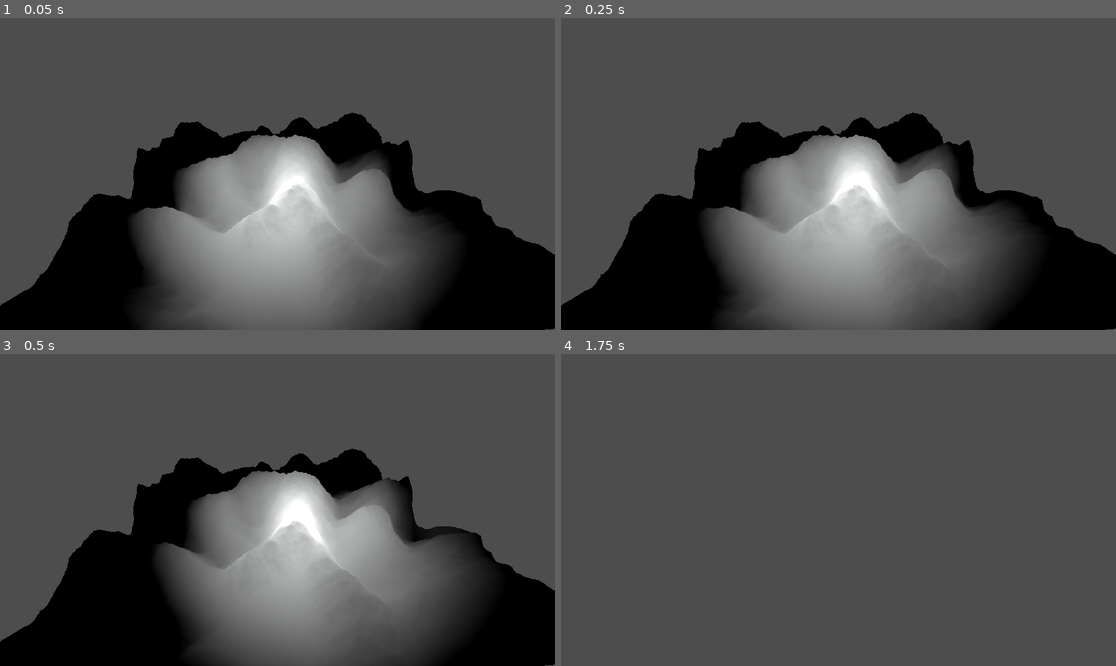
Above: before the commit, frames 1-4 (two rows, left to right).
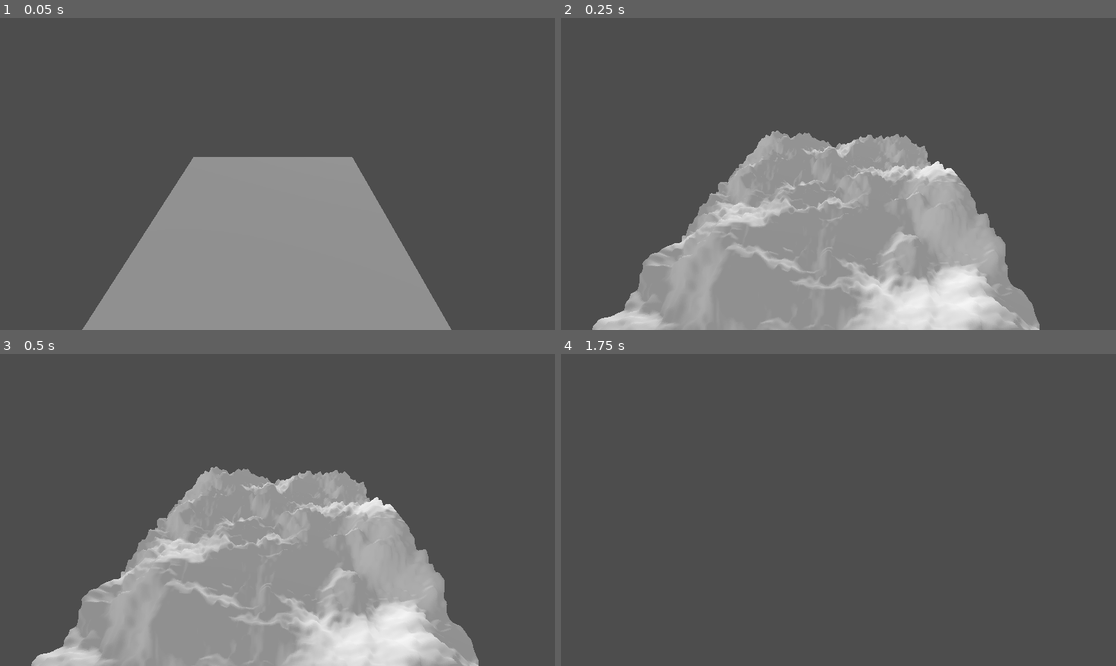
Above: after the commit, the same moments.

Repository: WickerBaskett/CS686-Homework1
Game: Godot game, scene res://scenes/mountain.tscn
Two runs of this game, one before a commit and one after it. Both use one fixed random seed, a clock stepped at 60 frames per second and the inputs below.
Inputs (mouse positions are in pixels of both pictures, inside the frame that each line leads up to):
- Up to frame 1 (0.05 s): no input
- Up to frame 2 (0.25 s): no input
- Up to frame 3 (0.5 s): no input
- Up to frame 4 (1.75 s): move the mouse to (866, 510) at 0.52 s; hold W (move_forward) from 0.53 s (still down); move the mouse to (810, 510) at 1.27 s

The runs differ from the first frame. In frame 1, 39% of the frame differs, in the area x 0-100%, y 30-100%; in frame 2, 43%; in frame 3, 42%; in frame 4, nothing differs.

Commit message:
Analytical Gradient computed for terrain, programatic noise function, basics of programatic hatching shader created

Diff:
--- a/scenes/mountain.tscn
+++ b/scenes/mountain.tscn
@@ -1,55 +1,37 @@
-[gd_scene load_steps=16 format=3 uid="uid://f34w2ggnrdr4"]
+[gd_scene load_steps=12 format=3 uid="uid://f34w2ggnrdr4"]
 
-[ext_resource type="Shader" path="res://shaders/terrain.gdshader" id="1_6kjtp"]
-[ext_resource type="Shader" path="res://shaders/hatching.gdshader" id="3_war5u"]
+[ext_resource type="Shader" path="res://shaders/terrain_generation/second_terrain.gdshader" id="1_8dbkh"]
+[ext_resource type="Shader" path="res://shaders/post_processing/hatching.gdshader" id="3_war5u"]
 [ext_resource type="Script" path="res://scripts/free_cam.gd" id="3_y5k6m"]
 [ext_resource type="PackedScene" uid="uid://drn7ouohlx3ib" path="res://scenes/sun.tscn" id="4_pt8eh"]
+[ext_resource type="PackedScene" uid="uid://bh5bhrnhou1cn" path="res://scenes/noise_gen.tscn" id="5_jkxt7"]
 
-[sub_resource type="FastNoiseLite" id="FastNoiseLite_jxaet"]
-frequency = 0.0068
-fractal_octaves = 1
+[sub_resource type="ViewportTexture" id="ViewportTexture_xcl6k"]
+viewport_path = NodePath("SubViewport")
 
-[sub_resource type="NoiseTexture2D" id="NoiseTexture2D_f5cr8"]
-noise = SubResource("FastNoiseLite_jxaet")
-
-[sub_resource type="FastNoiseLite" id="FastNoiseLite_fu0do"]
-noise_type = 3
-frequency = 0.0432
-
-[sub_resource type="NoiseTexture2D" id="NoiseTexture2D_oiy2s"]
-noise = SubResource("FastNoiseLite_fu0do")
-
-[sub_resource type="FastNoiseLite" id="FastNoiseLite_0le2x"]
-noise_type = 4
-frequency = 0.019
-domain_warp_type = 1
-metadata/_preview_in_3d_space_ = true
-
-[sub_resource type="NoiseTexture2D" id="NoiseTexture2D_qm0uf"]
-noise = SubResource("FastNoiseLite_0le2x")
-
-[sub_resource type="ShaderMaterial" id="ShaderMaterial_4dtuo"]
+[sub_resource type="ShaderMaterial" id="ShaderMaterial_sft1i"]
+resource_local_to_scene = true
 render_priority = 0
-shader = ExtResource("1_6kjtp")
-shader_parameter/num_tones = 5
-shader_parameter/noise1 = SubResource("NoiseTexture2D_f5cr8")
-shader_parameter/noise2 = SubResource("NoiseTexture2D_oiy2s")
-shader_parameter/noise3 = SubResource("NoiseTexture2D_qm0uf")
+shader = ExtResource("1_8dbkh")
+shader_parameter/noise = SubResource("ViewportTexture_xcl6k")
 
 [sub_resource type="PlaneMesh" id="PlaneMesh_2tsj7"]
-material = SubResource("ShaderMaterial_4dtuo")
+resource_local_to_scene = true
+material = SubResource("ShaderMaterial_sft1i")
 custom_aabb = AABB(-50, -50, -50, 100, 100, 100)
 size = Vector2(16, 16)
-subdivide_width = 256
-subdivide_depth = 256
+subdivide_width = 512
+subdivide_depth = 512
 
 [sub_resource type="ShaderMaterial" id="ShaderMaterial_c8miw"]
 resource_local_to_scene = true
+render_priority = 0
 shader = ExtResource("3_war5u")
-shader_parameter/num_tones = 50
+shader_parameter/num_tones = 25
 
 [sub_resource type="QuadMesh" id="QuadMesh_afiol"]
 material = SubResource("ShaderMaterial_c8miw")
+custom_aabb = AABB(0, 0, -500, 1000, 1000, 1000)
 flip_faces = true
 size = Vector2(2, 2)
 
@@ -68,6 +50,7 @@
 
 [node name="MeshInstance3D" type="MeshInstance3D" parent="Camera3D"]
 transform = Transform3D(0.0911193, 0, -0.99584, 0, 1, 0, 0.99584, 0, 0.0911193, -0.169409, -0.798712, -1.85146)
+visible = false
 mesh = SubResource("QuadMesh_afiol")
 skeleton = NodePath("../..")
 
@@ -77,7 +60,11 @@
 shape = SubResource("SphereShape3D_wadg8")
 
 [node name="DirectionalLight3D" type="DirectionalLight3D" parent="."]
-transform = Transform3D(0.622902, 0.7199, 0.306164, 0.197079, -0.523147, 0.829142, 0.757068, -0.456136, -0.467747, 0, 7.03142, 0)
+transform = Transform3D(0.622902, 0.7199, 0.306163, 0.666451, -0.693282, 0.274232, 0.409677, 0.0332224, -0.911625, 0, 7.03142, 0)
+
+[node name="OmniLight3D" parent="." instance=ExtResource("4_pt8eh")]
 visible = false
 
-[node name="OmniLight3D" parent="." instance=ExtResource("4_pt8eh")]
+[node name="SubViewport" type="SubViewport" parent="."]
+
+[node name="Node" parent="SubViewport" instance=ExtResource("5_jkxt7")]
--- a/scenes/multi_pass.tscn
+++ b/scenes/multi_pass.tscn
@@ -1,11 +1,12 @@
-[gd_scene load_steps=14 format=3 uid="uid://onpbxy0uex6e"]
+[gd_scene load_steps=17 format=3 uid="uid://onpbxy0uex6e"]
 
 [ext_resource type="Script" path="res://scripts/free_cam.gd" id="2_c6hql"]
-[ext_resource type="Shader" path="res://shaders/multipass/pass_1.gdshader" id="2_u6sg5"]
-[ext_resource type="Shader" path="res://shaders/multipass/pass_2.gdshader" id="3_qaxki"]
-[ext_resource type="Shader" path="res://shaders/multipass/pass_3.gdshader" id="4_k6ll4"]
+[ext_resource type="Shader" path="res://shaders/post_processing/multipass/pass_1.gdshader" id="2_u6sg5"]
+[ext_resource type="Shader" path="res://shaders/post_processing/multipass/pass_2.gdshader" id="3_qaxki"]
+[ext_resource type="Shader" path="res://shaders/post_processing/multipass/pass_3.gdshader" id="4_k6ll4"]
 
 [sub_resource type="ShaderMaterial" id="ShaderMaterial_awwkh"]
+render_priority = 0
 shader = ExtResource("2_u6sg5")
 
 [sub_resource type="ViewportTexture" id="ViewportTexture_cugdc"]
@@ -38,6 +39,17 @@
 material = SubResource("StandardMaterial3D_im3g1")
 size = Vector2(200, 200)
 
+[sub_resource type="ViewportTexture" id="ViewportTexture_r32s0"]
+viewport_path = NodePath("Camera3D/FirstPass")
+
+[sub_resource type="StandardMaterial3D" id="StandardMaterial3D_eyr3d"]
+resource_local_to_scene = true
+albedo_texture = SubResource("ViewportTexture_r32s0")
+
+[sub_resource type="QuadMesh" id="QuadMesh_55skp"]
+resource_local_to_scene = true
+material = SubResource("StandardMaterial3D_eyr3d")
+
 [sub_resource type="BoxMesh" id="BoxMesh_uhxhs"]
 
 [node name="Node3D" type="Node3D"]
@@ -59,6 +71,14 @@
 grow_horizontal = 2
 grow_vertical = 2
 
+[node name="screen_test" type="ColorRect" parent="Camera3D/FirstPass"]
+anchors_preset = 15
+anchor_right = 1.0
+anchor_bottom = 1.0
+grow_horizontal = 2
+grow_vertical = 2
+color = Color(0, 0, 0, 1)
+
 [node name="SecondPass" type="SubViewport" parent="Camera3D"]
 disable_3d = true
 render_target_update_mode = 4
@@ -72,7 +92,8 @@
 grow_vertical = 2
 
 [node name="MeshInstance3D" type="MeshInstance3D" parent="Camera3D"]
-transform = Transform3D(1, 0, 0, 0, 1, 0, 0, 0, 1, 0.737816, 0.21472, -5.90743)
+transform = Transform3D(1, 0, 0, 0, 1, 0, 0, 0, 1, -0.22277, 0.21472, -5.87098)
+visible = false
 mesh = SubResource("QuadMesh_vjex3")
 
 [node name="World_Objects" type="Node" parent="."]
@@ -81,6 +102,10 @@
 transform = Transform3D(1, 0, 0, 0, 1, 0, 0, 0, 1, 0, -0.336293, 0)
 mesh = SubResource("PlaneMesh_mpjdk")
 skeleton = NodePath("../..")
+
+[node name="MeshInstance3D" type="MeshInstance3D" parent="World_Objects/Ground"]
+transform = Transform3D(1, 0, 0, 0, 1, 0, 0, 0, 1, -3.38007, 1.06195, 0)
+mesh = SubResource("QuadMesh_55skp")
 
 [node name="DirectionalLight3D" type="DirectionalLight3D" parent="World_Objects"]
 transform = Transform3D(1, 0, 0, 0, 0.850159, 0.526526, 0, -0.526526, 0.850159, 0, 2.52328, -4.06072)
--- /dev/null
+++ b/scenes/noise_gen.tscn
@@ -0,0 +1,16 @@
+[gd_scene load_steps=3 format=3 uid="uid://bh5bhrnhou1cn"]
+
+[ext_resource type="Shader" path="res://shaders/terrain_generation/noise_gen.gdshader" id="1_t3q65"]
+
+[sub_resource type="ShaderMaterial" id="ShaderMaterial_ry0kr"]
+shader = ExtResource("1_t3q65")
+
+[node name="Node" type="Node"]
+
+[node name="ColorRect" type="ColorRect" parent="."]
+material = SubResource("ShaderMaterial_ry0kr")
+anchors_preset = 15
+anchor_right = 1.0
+anchor_bottom = 1.0
+grow_horizontal = 2
+grow_vertical = 2
--- a/scenes/post_processing_test.tscn
+++ b/scenes/post_processing_test.tscn
@@ -1,12 +1,15 @@
-[gd_scene load_steps=11 format=3 uid="uid://dtig42sxgmhd"]
+[gd_scene load_steps=12 format=3 uid="uid://dtig42sxgmhd"]
 
 [ext_resource type="Script" path="res://scripts/free_cam.gd" id="1_pcxqr"]
-[ext_resource type="Shader" path="res://shaders/edge_detection.gdshader" id="2_mprfx"]
+[ext_resource type="Shader" path="res://shaders/post_processing/hatching.gdshader" id="2_1erct"]
+[ext_resource type="Texture2D" uid="uid://cjk683kkt4xqj" path="res://assets/hatching_stroke.png" id="3_cnw4v"]
 
 [sub_resource type="ShaderMaterial" id="ShaderMaterial_nwde2"]
 resource_local_to_scene = true
 render_priority = 0
-shader = ExtResource("2_mprfx")
+shader = ExtResource("2_1erct")
+shader_parameter/num_tones = 4
+shader_parameter/hatching_stroke = ExtResource("3_cnw4v")
 
 [sub_resource type="QuadMesh" id="QuadMesh_jkgj5"]
 material = SubResource("ShaderMaterial_nwde2")
@@ -39,13 +42,13 @@
 
 [node name="MeshInstance3D" type="MeshInstance3D" parent="Camera3D"]
 transform = Transform3D(0.0911193, 0, -0.99584, 0, 1, 0, 0.99584, 0, 0.0911193, -0.169409, -0.798712, -1.85146)
+custom_aabb = AABB(-500, -500, -500, 1000, 1000, 1000)
 mesh = SubResource("QuadMesh_jkgj5")
 skeleton = NodePath("../..")
 
 [node name="DirectionalLight3D" type="DirectionalLight3D" parent="."]
 transform = Transform3D(-0.0530302, -0.746081, 0.663741, -0.0594195, 0.665856, 0.743711, -0.996824, -3.71624e-09, -0.0796422, 3.01466, 1.32626, 0.252999)
 light_energy = 5.419
-shadow_enabled = true
 
 [node name="DemoScene" type="Node" parent="."]
 
--- /dev/null
+++ b/scenes/tonal_map.tscn
@@ -0,0 +1,18 @@
+[gd_scene load_steps=4 format=3 uid="uid://ivlbnskfeyvt"]
+
+[ext_resource type="Shader" path="res://shaders/post_processing/tonal_map.gdshader" id="1_fb5hu"]
+[ext_resource type="Texture2D" uid="uid://cjk683kkt4xqj" path="res://assets/hatching_stroke.png" id="2_d3uh3"]
+
+[sub_resource type="ShaderMaterial" id="ShaderMaterial_jn775"]
+shader = ExtResource("1_fb5hu")
+shader_parameter/hatching_stroke = ExtResource("2_d3uh3")
+
+[node name="Node" type="Node"]
+
+[node name="ColorRect" type="ColorRect" parent="."]
+material = SubResource("ShaderMaterial_jn775")
+anchors_preset = 15
+anchor_right = 1.0
+anchor_bottom = 1.0
+grow_horizontal = 2
+grow_vertical = 2
--- /dev/null
+++ b/scripts/noise_generator.gd
@@ -0,0 +1,26 @@
+extends MeshInstance2D
+
+@export var frequency: float = 0.01
+@export var noise_type: FastNoiseLite.NoiseType = FastNoiseLite.TYPE_VALUE
+@export var seed: int = 0
+
+# Called when the node enters the scene tree for the first time.
+func _ready() -> void:
+
+	#### WILL NEED TO REPLACE FASTNOISELITE WITH MANUAL
+	#### NOISE FUNCTION FOR ANALYTICAL PARTIALS
+	var noise: FastNoiseLite = FastNoiseLite.new();
+
+	# Configuration Options
+	noise.noise_type = FastNoiseLite.TYPE_VALUE
+	noise.seed = randi() if (seed == 0) else seed
+	noise.frequency = 0.01
+	noise.fractal_type = FastNoiseLite.FRACTAL_NONE
+	noise.domain_warp_enabled = false
+
+
+
+
+# Called every frame. 'delta' is the elapsed time since the previous frame.
+func _process(delta: float) -> void:
+	pass
--- a/shaders/hatching.gdshader
+++ /dev/null
@@ -1,39 +0,0 @@
-shader_type canvas_item;
-render_mode unshaded;
-
-uniform sampler2D screen_tex : hint_screen_texture, filter_nearest, repeat_disable;
-
-// Cross hatching textures, from lightest to darkest
-uniform sampler2D hatching0: filter_nearest, repeat_enable;
-uniform sampler2D hatching1: filter_nearest, repeat_enable;
-uniform sampler2D hatching2: filter_nearest, repeat_enable;
-
-uniform int num_tones = 4;
-
-void vertex() {
-
-}
-
-void fragment() {
-	vec3 color = texture(screen_tex, SCREEN_UV).xyz;
-	float luminence = ((color.r * 0.3) + (color.g * 0.59) + (color.b * 0.11)) * (float(num_tones) - 1.0);
-	float adjusted = round(luminence);
-	if (adjusted < 0.5) {
-		COLOR = vec4(texture(hatching2, UV * 5.0).xyz, 1.0);
-	}
-	else if (adjusted < 1.5) {
-		COLOR = vec4(texture(hatching1, UV * 5.0).xyz, 1.0);
-	}
-	else if (adjusted < 2.5) {
-		COLOR = vec4(texture(hatching0, UV * 5.0).xyz, 1.0);
-	}
-	else {
-		COLOR = vec4(vec3(adjusted), 1.0);
-	}
-	COLOR = vec4(vec3(adjusted / (float(num_tones) - 1.0)), 1.0);
-}
-
-//void light() {
-	// Called for every pixel for every light affecting the material.
-	// Uncomment to replace the default light processing function with this one.
-//}
--- a/shaders/color_edge_detection.gdshader
+++ b/shaders/post_processing/color_edge_detection.gdshader
@@ -39,6 +39,7 @@
 	else {
 		ALBEDO = texelFetch(screen_tex, ivec2(FRAGCOORD.xy), 0).xyz;
 	}
+	//ALBEDO = vec3(val);
 }
 
 //void light() {
--- /dev/null
+++ b/shaders/post_processing/hatching.gdshader
@@ -0,0 +1,132 @@
+shader_type spatial;
+render_mode unshaded;
+
+uniform sampler2D screen_tex : hint_screen_texture, filter_nearest, repeat_disable;
+uniform sampler2D hatching_stroke: filter_nearest, repeat_disable;
+
+uniform int num_tones = 4;
+
+// Taken from the internet, not an Elliott Original
+float white_noise(vec2 pos) {
+	float random = dot(pos, vec2(12.9898, 78.233));
+	random = sin(random);
+	random *= 43758.5453;
+	return fract(random);
+}
+
+vec3 value_noise( vec2 pos ) {
+	vec2 uv = pos * 1.0;
+
+	// Convert into a grid/lattice
+	vec2 grid_uv = fract(uv);
+	vec2 grid_id = floor(uv);
+
+	// Quintic Interpolation: 6w^(5) - 15w^(4) + 10w^(3)
+	vec2 u = grid_uv * grid_uv * grid_uv * (grid_uv * (grid_uv * 6.0 -15.0) + 10.0);
+	vec2 du = 30.0 * grid_uv * grid_uv * (grid_uv * grid_uv - 2.0 * grid_uv + 1.0);
+
+	float a = white_noise(grid_id);
+	float b = white_noise(grid_id + vec2(1.0, 0.0));
+	float c = white_noise(grid_id + vec2(0.0, 1.0));
+	float d = white_noise(grid_id + vec2(1.0, 1.0));
+
+	// Bilinear Interpolation done by hand to allow computation of du
+	float k0 = a;
+	float k1 = b - a;
+	float k2 = c - a;
+	float k3 = a - b - c + d;
+
+	float n = k0 + k1*u.x + k2*u.y + k3*u.x*u.y;
+
+	return vec3(n,
+		du * vec2(k1 + k3 * u.y,
+				  k2 + k3 * u.x) );
+}
+
+// Taken from Book of Shaders, rotation matrix with angle in radians
+mat2 rotate2d(float angle){
+    return mat2(vec2(cos(angle),-sin(angle)), vec2(sin(angle),cos(angle)));
+}
+
+// Creates a hatching texture
+// This function is an Elliott Original
+float tonal_map(vec2 pos, float lines, float angle, float density)
+{
+	pos = rotate2d(angle) * pos;
+	// Convert texture to a grid
+	vec2 uv = vec2(pos.x * lines, pos.y * lines * 8.0);
+	vec2 i = floor(uv);
+	vec2 f = fract(uv);
+
+
+	// Check if the current cell should be hatched
+	if (value_noise(i).x < density)
+	{
+		// Count the number of hatched cells to the left of the current one, store this in lc
+		float offset = -1.0;
+		float lc = 0.0;
+		while (value_noise(i + vec2(offset, 0.0)).x < density)
+		{
+			lc += 1.0;
+			offset -= 1.0;
+		}
+
+		// Count the number of hatched cells to the right of the current one, store this in rc
+		offset = 1.0;
+		float rc = 0.0;
+		while (value_noise(i + vec2(offset, 0.0)).x < density)
+		{
+			rc += 1.0;
+			offset += 1.0;
+		}
+		float tc = 1.0 + lc + rc; // Total Cell Count
+
+		// Find new coordinates in the combined cells
+		vec2 coords = vec2((f.x + lc) / tc, f.y);
+		vec3 tex = texture(hatching_stroke, coords).xyz;
+		// Grayscale conversion
+		return dot(tex, vec3(0.3, 0.59, 0.11));
+	}
+	return 1.0;
+}
+
+void vertex() {
+	POSITION = vec4(VERTEX.xy, 1.0, 1.0);
+}
+
+void fragment() {
+	vec3 color = texture(screen_tex, SCREEN_UV).xyz;
+	// Grayscale conversion
+	float luminence = ((color.r * 0.3) + (color.g * 0.59) + (color.b * 0.11)) * (float(num_tones));
+	float adjusted = floor(luminence);
+	if (adjusted < 0.25) {
+		float horizontal = min(tonal_map(UV, 16.0, 0.0, 0.5), tonal_map(UV, 32.0, 0.0, 0.5));
+		horizontal = min(horizontal, tonal_map(UV, 64.0, 0.0, 0.5));
+
+		float vertical = min(tonal_map(UV, 16.0, PI/2.0, 0.5), tonal_map(UV, 32.0, PI/2.0, 0.5));
+		vertical = min(vertical, tonal_map(UV, 64.0, PI/2.0, 0.5));
+
+		float tone = min(vertical, horizontal);
+		ALBEDO = vec3(tone);
+	}
+	else if (adjusted < 1.5) {
+		float tone = min(tonal_map(UV, 64.0, 0.0, 0.5), tonal_map(UV, 32.0, 0.0, 0.5));
+
+
+		ALBEDO = vec3(tone);
+	}
+	else if (adjusted < 2.5) {
+		float tone = min(tonal_map(UV, 16.0, 0.0, 0.5), tonal_map(UV, 32.0, 0.0, 0.5));
+
+		ALBEDO = vec3(tone);
+	}
+	else {
+		ALBEDO = vec3(adjusted);
+	}
+	//ALBEDO = vec3(adjusted / (float(num_tones) - 1.0));
+}
+
+//void light() {
+	// Called for every pixel for every light affecting the material.
+	// Uncomment to replace the default light processing function with this one.
+//}
--- a/shaders/multipass/pass_1.gdshader
+++ b/shaders/post_processing/multipass/pass_1.gdshader
@@ -1,12 +1,15 @@
-shader_type canvas_item;
+shader_type spatial;
 render_mode unshaded;
+
+uniform sampler2D screen_tex: hint_screen_texture, filter_nearest, repeat_disable;
 
 void vertex() {
 	// Called for every vertex the material is visible on.
 }
 
 void fragment() {
-	COLOR = vec4(0.1, 0.2, 0.3, 1.0);
+	vec3 col = texture(screen_tex, UV).xyz;
+	ALBEDO = col;
 }
 
 //void light() {
--- a/shaders/multipass/pass_2.gdshader
+++ b/shaders/post_processing/multipass/pass_2.gdshader
@@ -1,6 +1,7 @@
 shader_type canvas_item;
 render_mode unshaded;
 
+uniform sampler2D screen_tex: hint_screen_texture;
 uniform sampler2D last_pass: filter_nearest;
 
 void vertex() {
@@ -8,6 +9,7 @@
 }
 
 void fragment() {
+	vec4 throwaway = texture(screen_tex, UV);
 	vec4 color = texture(last_pass, UV);
 	color.x += 0.5;
 	COLOR = color;
--- a/shaders/multipass/pass_3.gdshader
+++ b/shaders/post_processing/multipass/pass_3.gdshader
@@ -1,6 +1,7 @@
 shader_type spatial;
 render_mode unshaded;
 
+uniform sampler2D screen_tex: hint_screen_texture;
 uniform sampler2D last_pass: filter_nearest;
 
 void vertex() {
@@ -8,7 +9,8 @@
 }
 
 void fragment() {
-	ALBEDO = (texture(last_pass, UV).xyz - vec3(0.6, 0.1, 0.2));
+	vec4 throwaway = texture(screen_tex, UV);
+	ALBEDO = (texture(last_pass, UV).xyz + vec3(0.6, 0.1, 0.2));
 }
 
 //void light() {
--- /dev/null
+++ b/shaders/post_processing/tonal_map.gdshader
@@ -0,0 +1,102 @@
+shader_type canvas_item;
+
+uniform sampler2D hatching_stroke: filter_nearest, repeat_disable;
+
+// Taken from the internet, not an Elliott Original
+float white_noise(vec2 pos) {
+	float random = dot(pos, vec2(12.9898, 78.233));
+	random = sin(random);
+	random *= 43758.5453;
+	return fract(random);
+}
+
+vec3 value_noise( vec2 pos ) {
+	vec2 uv = pos * 1.0;
+
+	// Convert into a grid/lattice
+	vec2 grid_uv = fract(uv);
+	vec2 grid_id = floor(uv);
+
+	// Quintic Interpolation: 6w^(5) - 15w^(4) + 10w^(3)
+	vec2 u = grid_uv * grid_uv * grid_uv * (grid_uv * (grid_uv * 6.0 -15.0) + 10.0);
+	vec2 du = 30.0 * grid_uv * grid_uv * (grid_uv * grid_uv - 2.0 * grid_uv + 1.0);
+
+	float a = white_noise(grid_id);
+	float b = white_noise(grid_id + vec2(1.0, 0.0));
+	float c = white_noise(grid_id + vec2(0.0, 1.0));
+	float d = white_noise(grid_id + vec2(1.0, 1.0));
+
+
+	// Bilinear Interpolation done by hand to allow computation of du
+	float k0 = a;
+	float k1 = b - a;
+	float k2 = c - a;
+	float k3 = a - b - c + d;
+
+	float n = k0 + k1*u.x + k2*u.y + k3*u.x*u.y;
+
+	return vec3(n,
+		du * vec2(k1 + k3 * u.y,
+				  k2 + k3 * u.x) );
+}
+
+// Taken from Book of Shaders, rotation matrix with angle in radians
+mat2 rotate2d(float angle){
+    return mat2(vec2(cos(angle),-sin(angle)), vec2(sin(angle),cos(angle)));
+}
+
+// This function is an Elliott Original
+float tonal_map(vec2 pos, float lines, float angle, float density)
+{
+	// Rotate coordinates
+	pos = rotate2d(angle) * pos;
+	// Convert texture to a grid
+	vec2 uv = vec2(pos.x * lines, pos.y * lines * 8.0);
+	vec2 i = floor(uv);
+	vec2 f = fract(uv);
+
+	// Get noise for each cell
+	float n = value_noise(i).x;
+
+	// Check if the current cell should be hatched
+	if (n < density)
+	{
+		// Count the number of hatched cells to the left of the current one, store this in lc
+		float offset = -1.0;
+		float lc = 0.0;
+		while (value_noise(i + vec2(offset, 0.0)).x < density)
+		{
+			lc += 1.0;
+			offset -= 1.0;
+		}
+
+		// Count the number of hatched cells to the right of the current one, store this in rc
+		offset = 1.0;
+		float rc = 0.0;
+		while (value_noise(i + vec2(offset, 0.0)).x < density)
+		{
+			rc += 1.0;
+			offset += 1.0;
+		}
+		float tc = 1.0 + lc + rc; // Total Cell Count
+
+		// Find new coordinates in the combined cells
+		vec2 coords = vec2((f.x + lc) / tc, f.y);
+		vec3 tex = texture(hatching_stroke, coords).xyz;
+		// Grayscale conversion
+		return dot(tex, vec3(0.3, 0.59, 0.11));
+	}
+	return 1.0;
+}
+
+void fragment() {
+	float val = tonal_map(UV, 16.0, 0.0, 0.5);
+
+	COLOR = vec4(vec3(val), 1.0);
+}
+
+
+//void light() {
+	// Called for every pixel for every light affecting the CanvasItem.
+	// Uncomment to replace the default light processing function with this one.
+//}
--- a/shaders/terrain.gdshader
+++ b/shaders/terrain_generation/first_terrain.gdshader
@@ -21,33 +21,9 @@
 }
 
 void vertex() {
-
-
 	// Set the current positions height
 	float height0 = get_height(UV);
 	VERTEX.y = height0;
-
-	/*
-	// Calculate the heights of two nearby points, used to find tangent and bitangent
-	float height1 = get_height(UV - vec2(0, -pos_offset));
-	float height2 = get_height(UV - vec2(-pos_offset, 0));
-
-	// Get two vectors near the current position, double check that the coords are in right
-	//  space
-	vec3 p0 = vec3(VERTEX.x, 			  height0, VERTEX.z);
-	vec3 p1 = vec3(VERTEX.x, 			  height1, VERTEX.z - pos_offset);
-	vec3 p2 = vec3(VERTEX.x - pos_offset, height2, 0.0);
-
-	// Find two vectors in the plane perpendicular to the normal
-	vec3 v1 = p1 - p0;
-	vec3 v2 = p2 - p0;
-
-	// Calculate the normal based on the cross product of two vectors
-	NORMAL = normalize(cross(v1, v2));
-
-	//vec2 pos = VERTEX.xz;
-	//NORMAL = -1.0 * normalize(vec3(height - get_height(pos + vec2(0.1, 0.0)), 0.1, height - get_height(pos + vec2(0.0, 0.1))));
-	*/
 }
 
 void fragment() {
--- /dev/null
+++ b/shaders/terrain_generation/noise_gen.gdshader
@@ -0,0 +1,69 @@
+shader_type canvas_item;
+
+// Taken from the internet, not an Elliott Original
+float white_noise(vec2 pos) {
+	float random = dot(pos, vec2(12.9898, 78.233));
+	random = sin(random);
+	random *= 43758.5453;
+	return fract(random);
+}
+
+vec3 value_noise( vec2 pos ) {
+	vec2 uv = pos * 4.0;
+
+	// Convert into a grid/lattice
+	vec2 grid_uv = fract(uv);
+	vec2 grid_id = floor(uv);
+
+	// Quintic Interpolation: 6w^(5) - 15w^(4) + 10w^(3)
+	vec2 u = grid_uv * grid_uv * grid_uv * (grid_uv * (grid_uv * 6.0 -15.0) + 10.0);
+	vec2 du = 30.0 * grid_uv * grid_uv * (grid_uv * grid_uv - 2.0 * grid_uv + 1.0);
+
+	float a = white_noise(grid_id);
+	float b = white_noise(grid_id + vec2(1.0, 0.0));
+	float c = white_noise(grid_id + vec2(0.0, 1.0));
+	float d = white_noise(grid_id + vec2(1.0, 1.0));
+
+
+	// Bilinear Interpolation done by hand to allow computation of du
+	float k0 = a;
+	float k1 = b - a;
+	float k2 = c - a;
+	float k3 = a - b - c + d;
+
+	float n = k0 + k1*u.x + k2*u.y + k3*u.x*u.y;
+
+	return vec3(n,
+		du * vec2(k1 + k3 * u.y,
+				  k2 + k3 * u.x) );
+}
+
+// Followed along with https://iquilezles.org/articles/morenoise/ while writing this
+vec3 fbm(vec2 x, float H )
+{
+    float G = exp2(-H);
+    float f = 1.0;
+    float a = 1.0;
+    vec3 t = vec3(0.0);                 // x: Noise Value, y: dn_dx, z: dn_dy
+	float m = dot(t.yz, vec2(1.0,1.0)); // Magnitude of Gradient
+    for( int i=0; i<5; i++ )
+    {
+		m = dot(t.yz, vec2(1.0,1.0));
+        t += a*value_noise(f*x);
+        f *= 2.0;
+        a *= G;
+    }
+    return t / 2.0;
+}
+
+void fragment() {
+	COLOR = vec4(fbm(UV, 0.5), 1.0);
+	//COLOR = vec4(vec3(fract(UV.x * UV.y * 1000.123)), 1.0);
+}
+
+
+
+//void light() {
+	// Called for every pixel for every light affecting the material.
+	// Uncomment to replace the default light processing function with this one.
+//}
--- /dev/null
+++ b/shaders/terrain_generation/second_terrain.gdshader
@@ -0,0 +1,34 @@
+shader_type spatial;
+render_mode world_vertex_coords;
+
+uniform sampler2D noise: filter_nearest, repeat_disable;
+
+// Offset of points used to calculate the Normal Vector
+const float pos_offset = 0.00001;
+
+float get_height(vec2 pos) {
+	return texture(noise, pos).x * 3.0;
+}
+
+void vertex() {
+	// Set the current positions height
+	float height0 = get_height(UV);
+	VERTEX.y = height0;
+}
+
+void fragment() {
+	// Sample Noise Texture, yz channels are derivatives
+	vec2 d = texture(noise, UV).yz;
+
+	// Normal = (dh / dx, dh / dy, dh/dz)
+	vec3 normal = vec3(d.x,d.y,1.0); // normal vector
+
+	// Write to the normal map, which uses a reasonable coordinate system
+	//  (tangent space, which is lined up with world XYZ)
+	NORMAL_MAP = 0.5 + 0.5 * normalize(normal);
+}
+
+//void light() {
+	// Called for every pixel for every light affecting the material.
+	// Uncomment to replace the default light processing function with this one.
+//}
Binary file added: assets/hatching_stroke.png
Not shown, added: assets/hatching_stroke.png.import
Renamed: shaders/edge_detection.gdshader -> shaders/post_processing/edge_detection.gdshader
